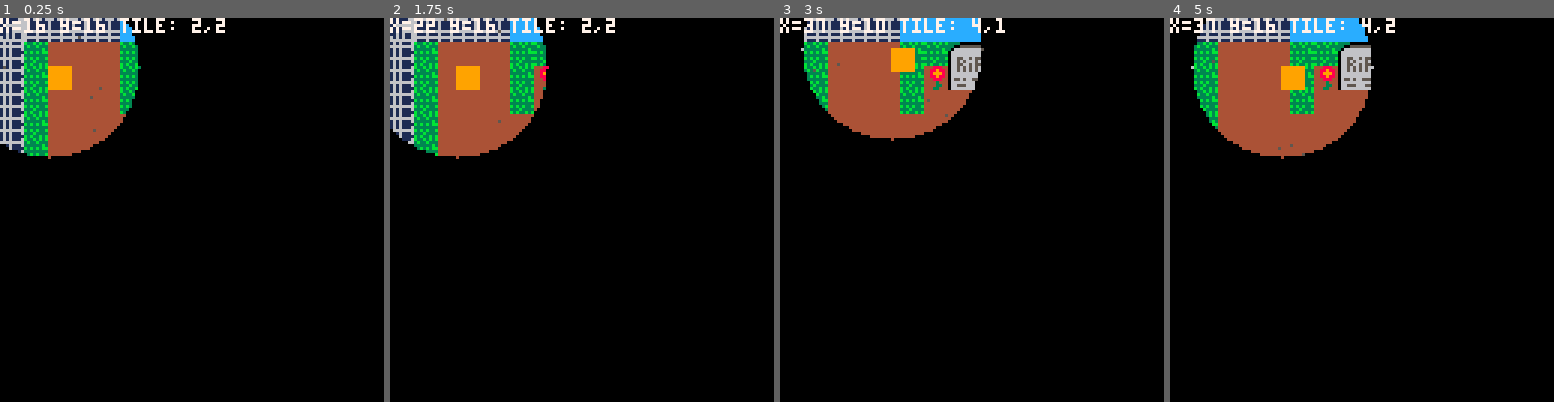
Above: before the commit, frames 1-4 (left to right).
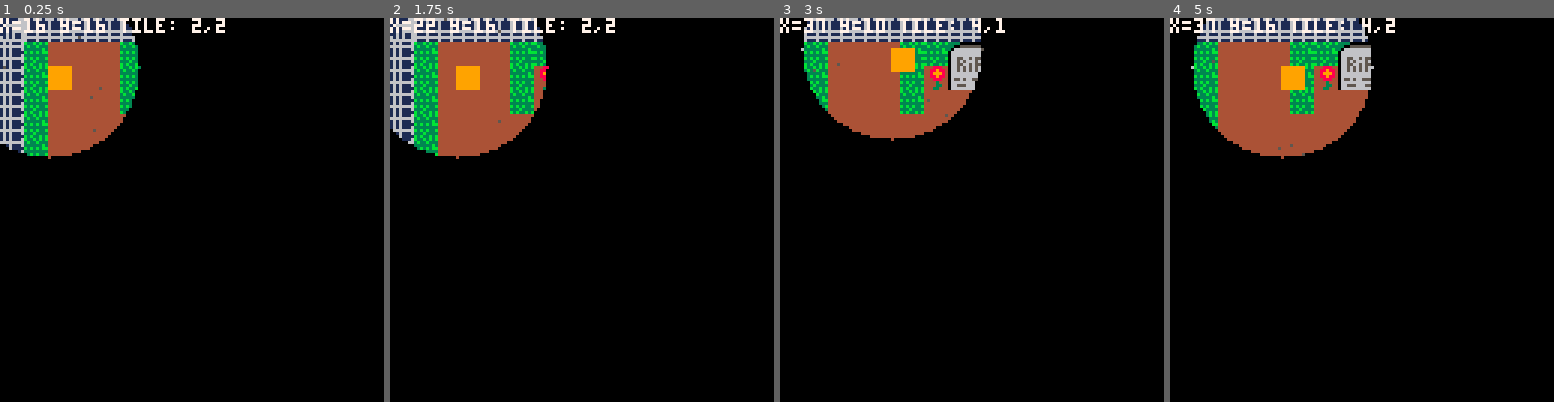
Above: after the commit, the same moments.

Repository: CarlaTabet/BitsAndBytes
Game: PICO-8 cartridge game.p8
The game is run twice, just before and just after one commit, with the same random seed, the same clock (stepped at 60 frames per second) and the same inputs.
Inputs:
- Up to frame 1 (0.25 s): no input
- Up to frame 2 (1.75 s): hold Right from 1.6 s (still down)
- Up to frame 3 (3 s): release Right at 2.1 s; hold Up 2.15-2.42 s; hold Right from 2.47 s (still down)
- Up to frame 4 (5 s): release Right at 3.03 s; hold Left 3.08-3.58 s; hold Down 3.63-3.97 s; hold Right 4.02-4.68 s; hold Up from 4.73 s (still down)

The runs differ from the first frame. In frame 1, 0.1% of the frame differs, in the area x 31-36%, y 0-7%; in frame 2, 0.3%; in frame 3, 1.0%, in the area x 31-53%, y 0-7%; in frame 4, 1.0%.

Commit message:
added borders and exit points to rest of rooms

Diff:
--- a/game.p8
+++ b/game.p8
@@ -252,35 +252,35 @@
 
 
 __map__
-08030303031c1c1c1c1c1c030303030303030303030303030303030c0c0c0c0c0c0303060000000000000e0e0e0e0e0e0e0e0e0e0e0e0e0e0e0e0e00000000000000000d0d0d0d0d0d0d0d0d0d0d0d0d0d0d0d0d0d0d0d0d0d0d0d0d0d0d0d0d0d0d0d0d0d0d0d0d0d0d0d0d0d0d0d0d0d0d0d0d0d0d0d0d0d0d0d0d0d0d0d0d
-0412101010121220211212020102020202021302020202021212202112120213020202040000000000000e0e0e0e0e0e0e0e0e0e0e0e0e0e0e0e0e00000000000000000d0d0d0d0d0d0d0d0d0d0d0d0d0d0d0d0d0d0d0d0d0d0d0d0d0d0d0d0d0d0d0d0d0d0d0d0d0d0d0d0d0d0d0d0d0d0d0d0d0d0d0d0d0d0d0d0d0d0d0d0d
-0412101010121330311312020202130202010202020202011213303113120202020202040000000000000e0e0e0e0e0e0e0e0e0e0e0e0e0e0e0e0e00000000000000000d0d0d0d0d0d0d0d0d0d0d0d0d0d0d0d0d0d0d0d0d0d0d0d0d0d0d0d0d0d0d0d0d0d0d0d0d0d0d0d0d0d0d0d0d0d0d0d0d0d0d0d0d0d0d0d0d0d0d0d0d
-0412101010121010101012121212121212121212121212121210101010121212120201040000000000000e0e0e0e0e0e0e0e0e0e0e0e0e0e0e0e0e00000000000000000d0d0d0d0d0d0d0d0d0d0d0d0d0d0d0d0d0d0d0d0d0d0d0d0d0d0d0d0d0d0d0d0d0d0d0d0d0d0d0d0d0d0d0d0d0d0d0d0d0d0d0d0d0d0d0d0d0d0d0d0d
-0412101010101010101010101010101010101010101010101010101010101010120202040000000000000e0e0e0e0e0e0e0e0e0e0e0e0e0e0e0e0e1e000000000000000d0d0d0d0d0d0d0d0d0d0d0d0d0d0d0d0d0d0d0d0d0d0d0d0d0d0d0d0d0d0d0d0d0d0d0d0d0d0d0d0d0d0d0d0d0d0d0d0d0d0d0d0d0d0d0d0d0d0d0d0d
-0412101010101010101010101010101010101010101010101010101010101010121302040000000000000e0e0e0e0e0e0e0e0e0e0e0e0e0e0e0e0e1e000000000000000d0d0d0d0d0d0d0d0d0d0d0d0d0d0d0d0d0d0d0d0d0d0d0d0d0d0d0d0d0d0d0d0d0d0d0d0d0d0d0d0d0d0d0d0d0d0d0d0d0d0d0d0d0d0d0d0d0d0d0d0d
-0412101010121212121212121212121212121212121212121212121212121010120201040000000000000e0e0e0e0e0e0e0e0e0e0e0e0e0e0e0e0e1e000000000000000d0d0d0d0d0d0d0d0d0d0d0d0d0d0d0d0d0d0d0d0d0d0d0d0d0d0d0d0d0d0d0d0d0d0d0d0d0d0d0d0d0d0d0d0d0d0d0d0d0d0d0d0d0d0d0d0d0d0d0d0d
-0412101010120213020202020202020202020202020213121010102021121010120202040000000000000e0e0e0e0e0e0e0e0e0e0e0e0e0e0e0e0e1e000000000000000d0d0d0d0d0d0d0d0d0d0d0d0d0d0d0d0d0d0d0d0d0d0d0d0d0d0d0d0d0d0d0d0d0d0d0d0d0d0d0d0d0d0d0d0d0d0d0d0d0d0d0d0d0d0d0d0d0d0d0d0d
-0412101010120202020202020102020202021302020202121010133031121010121212040000000000000e0e0e0e0e0e0e0e0e0e0e0e0e0e0e0e0e1e000000000000000d0d0d0d0d0d0d0d0d0d0d0d0d0d0d0d0d0d0d0d0d0d0d0d0d0d0d0d0d0d0d0d0d0d0d0d0d0d0d0d0d0d0d0d0d0d0d0d0d0d0d0d0d0d0d0d0d0d0d0d0d
-0412101010120202121212121212121212121212020102121010101010121010101012040000000000000e0e0e0e0e0e0e0e0e0e0e0e0e0e0e0e0e1e000000000000000d0d0d0d0d0d0d0d0d0d0d0d0d0d0d0d0d0d0d0d0d0d0d0d0d0d0d0d0d0d0d0d0d0d0d0d0d0d0d0d0d0d0d0d0d0d0d0d0d0d0d0d0d0d0d0d0d0d0d0d0d
-0412101010120102121013101010101010101012020213121010121212121010101012040000000000000e0e0e0e0e0e0e0e0e0e0e0e0e0e0e0e0e1e000000000000000d0d0d0d0d0d0d0d0d0d0d0d0d0d0d0d0d0d0d0d0d0d0d0d0d0d0d0d0d0d0d0d0d0d0d0d0d0d0d0d0d0d0d0d0d0d0d0d0d0d0d0d0d0d0d0d0d0d0d0d0d
-0412101010120202121010101010101010101012020202121010101010101010101012040000000000000e0e0e0e0e0e0e0e0e0e0e0e0e0e0e0e0e1e1e0000000000000d0d0d0d0d0d0d0d0d0d0d0d0d0d0d0d0d0d0d0d0d0d0d0d0d0d0d0d0d0d0d0d0d0d0d0d0d0d0d0d0d0d0d0d0d0d0d0d0d0d0d0d0d0d0d0d0d0d0d0d0d
-0412101010120202121010121212121212101012130202121010101010101010121212040000000000000e0e0e0e0e0e0e0e0e0e0e0e0e0e0e0e0e1e1e0000000000000d0d0d0d0d0d0d0d0d0d0d0d0d0d0d0d0d0d0d0d0d0d0d0d0d0d0d0d0d0d0d0d0d0d0d0d0d0d0d0d0d0d0d0d0d0d0d0d0d0d0d0d0d0d0d0d0d0d0d0d0d
-0412101010120202121010120201020212101012020202121212121212121212120213040000000000000e0e0e0e0e0e0e0e0e0e0e0e0e0e0e0e0e1e1e0000000000000d0d0d0d0d0d0d0d0d0d0d0d0d0d0d0d0d0d0d0d0d0d0d0d0d0d0d0d0d0d0d0d0d0d0d0d0d0d0d0d0d0d0d0d0d0d0d0d0d0d0d0d0d0d0d0d0d0d0d0d0d
-0412101010120201121010120202021312101012020202020202020102020202020202040000000000000e0e0e0e0e0e0e0e0e0e0e0e0e0e0e0e0e00000000000000000d0d0d0d0d0d0d0d0d0d0d0d0d0d0d0d0d0d0d0d0d0d0d0d0d0d0d0d0d0d0d0d0d0d0d0d0d0d0d0d0d0d0d0d0d0d0d0d0d0d0d0d0d0d0d0d0d0d0d0d0d
-0412101010121212121010120202020212101012021212121212121212121212121202040000000000000e0e0e0e0e0e0e0e0e0e0e0e0e0e0e0e0e00000000000000000d0d0d0d0d0d0d0d0d0d0d0d0d0d0d0d0d0d0d0d0d0d0d0d0d0d0d0d0d0d0d0d0d0d0d0d0d0d0d0d0d0d0d0d0d0d0d0d0d0d0d0d0d0d0d0d0d0d0d0d0d
-0412101010101010101010120202020212101012011210101010101010101010131202040000000000000e0e0e0e0e0e0e0e0e0e0e0e0e0e0e0e0e00000000000000000d0d0d0d0d0d0d0d0d0d0d0d0d0d0d0d0d0d0d0d0d0d0d0d0d0d0d0d0d0d0d0d0d0d0d0d0d0d0d0d0d0d0d0d0d0d0d0d0d0d0d0d0d0d0d0d0d0d0d0d0d
-0412101010101010101010120202020212101012021213101010101010101010101202040000000000000e0e0e0e0e0e0e0e0e0e0e0e0e0e0e0e0e00000000000000000d0d0d0d0d0d0d0d0d0d0d0d0d0d0d0d0d0d0d0d0d0d0d0d0d0d0d0d0d0d0d0d0d0d0d0d0d0d0d0d0d0d0d0d0d0d0d0d0d0d0d0d0d0d0d0d0d0d0d0d0d
-0412121212121212121212120212121212101012121210101212121212121210101202040000000000000e0e0e0e0e0e0e0e0e0e0e0e0e0e0e0e0e00000000000000000d0d0d0d0d0d0d0d0d0d0d0d0d0d0d0d0d0d0d0d0d0d0d0d0d0d0d0d0d0d0d0d0d0d0d0d0d0d0d0d0d0d0d0d0d0d0d0d0d0d0d0d0d0d0d0d0d0d0d0d0d
-0402010202020202020201020212101010101010101010101202020202021210101202040000000000000e0e0e0e0e0e0e0e0e0e0e0e0e0e0e0e0e00000000000000000d0d0d0d0d0d0d0d0d0d0d0d0d0d0d0d0d0d0d0d0d0d0d0d0d0d0d0d0d0d0d0d0d0d0d0d0d0d0d0d0d0d0d0d0d0d0d0d0d0d0d0d0d0d0d0d0d0d0d0d0d
-0402121212121202020202020212101010101010101010101201020202021210101202040000000000000e0e0e0e0e0e0e0e0e0e0e0e0e0e0e0e0e00000000000000000d0d0d0d0d0d0d0d0d0d0d0d0d0d0d0d0d0d0d0d0d0d0d0d0d0d0d0d0d0d0d0d0d0d0d0d0d0d0d0d0d0d0d0d0d0d0d0d0d0d0d0d0d0d0d0d0d0d0d0d0d
-0402121010101212121212121212101010101010101010101202020201021210101202040000000000000e0e0e0e0e0e0e0e0e0e0e0e0e0e0e0e0e00000000000000000d0d0d0d0d0d0d0d0d0d0d0d0d0d0d0d0d0d0d0d0d0d0d0d0d0d0d0d0d0d0d0d0d0d0d0d0d0d0d0d0d0d0d0d0d0d0d0d0d0d0d0d0d0d0d0d0d0d0d0d0d
-0402121010101010131010101010101012121212121212121202020202021210101201040000000000000e0e0e0e0e0e0e0e0e0e0e0e0e0e0e0e0e1e000000000000000d0d0d0d0d0d0d0d0d0d0d0d0d0d0d0d0d0d0d0d0d0d0d0d0d0d0d0d0d0d0d0d0d0d0d0d0d0d0d0d0d0d0d0d0d0d0d0d0d0d0d0d0d0d0d0d0d0d0d0d0d
-0402121010101010101010101010101012020202020202020202010202021210101202040000000000000e0e0e0e0e0e0e0e0e0e0e0e0e0e0e0e0e1e000000000000000d0d0d0d0d0d0d0d0d0d0d0d0d0d0d0d0d0d0d0d0d0d0d0d0d0d0d0d0d0d0d0d0d0d0d0d0d0d0d0d0d0d0d0d0d0d0d0d0d0d0d0d0d0d0d0d0d0d0d0d0d
-0402121010101010101010101010131212020212121212120202020202021210101202040000000000000e0e0e0e0e0e0e0e0e0e0e0e0e0e0e0e0e1e000000000000000d0d0d0d0d0d0d0d0d0d0d0d0d0d0d0d0d0d0d0d0d0d0d0d0d0d0d0d0d0d0d0d0d0d0d0d0d0d0d0d0d0d0d0d0d0d0d0d0d0d0d0d0d0d0d0d0d0d0d0d0d
-0401121310121212101012121212121202010212101010121212121212121210101202040000000000000e0e0e0e0e0e0e0e0e0e0e0e0e0e0e0e0e1e000000000000000d0d0d0d0d0d0d0d0d0d0d0d0d0d0d0d0d0d0d0d0d0d0d0d0d0d0d0d0d0d0d0d0d0d0d0d0d0d0d0d0d0d0d0d0d0d0d0d0d0d0d0d0d0d0d0d0d0d0d0d0d
-0402121010120112101012010202121212120212101010101010101010101010101202040000000000000e0e0e0e0e0e0e0e0e0e0e0e0e0e0e0e0e1e000000000000000d0d0d0d0d0d0d0d0d0d0d0d0d0d0d0d0d0d0d0d0d0d0d0d0d0d0d0d0d0d0d0d0d0d0d0d0d0d0d0d0d0d0d0d0d0d0d0d0d0d0d0d0d0d0d0d0d0d0d0d0d
-0402121010120212101012020202121010120212101010101010101310101010101202040000000000000e0e0e0e0e0e0e0e0e0e0e0e0e0e0e0e0e1e000000000000000d0d0d0d0d0d0d0d0d0d0d0d0d0d0d0d0d0d0d0d0d0d0d0d0d0d0d0d0d0d0d0d0d0d0d0d0d0d0d0d0d0d0d0d0d0d0d0d0d0d0d0d0d0d0d0d0d0d0d0d0d
-0402121010120212101012020202121010120212101010121212121212121210101202040000000000000e0e0e0e0e0e0e0e0e0e0e0e0e0e0e0e0e1e000000000000000d0d0d0d0d0d0d0d0d0d0d0d0d0d0d0d0d0d0d0d0d0d0d0d0d0d0d0d0d0d0d0d0d0d0d0d0d0d0d0d0d0d0d0d0d0d0d0d0d0d0d0d0d0d0d0d0d0d0d0d0d
-0402121010120212101012020201121010120212101010120202020202011210101202040000000000000e0e0e0e0e0e0e0e0e0e0e0e0e0e0e0e0e1e000000000000000d0d0d0d0d0d0d0d0d0d0d0d0d0d0d0d0d0d0d0d0d0d0d0d0d0d0d0d0d0d0d0d0d0d0d0d0d0d0d0d0d0d0d0d0d0d0d0d0d0d0d0d0d0d0d0d0d0d0d0d0d
-0402121010120212131012121212121013120212101010120102020202021210101202040000000000000e0e0e0e0e0e0e0e0e0e0e0e0e0e0e0e0e1e000000000000000d0d0d0d0d0d0d0d0d0d0d0d0d0d0d0d0d0d0d0d0d0d0d0d0d0d0d0d0d0d0d0d0d0d0d0d0d0d0d0d0d0d0d0d0d0d0d0d0d0d0d0d0d0d0d0d0d0d0d0d0d
-0402121010120212101010101010101010120112101010120202020202021210101202040000000000000e0e0e0e0e0e0e0e0e0e0e0e0e0e0e0e0e1e000000000000000d0d0d0d0d0d0d0d0d0d0d0d0d0d0d0d0d0d0d0d0d0d0d0d0d0d0d0d0d0d0d0d0d0d0d0d0d0d0d0d0d0d0d0d0d0d0d0d0d0d0d0d0d0d0d0d0d0d0d0d0d
+0803030303030303030303010303030303030303030303030303030303030303030303060000000000001d1d1d1d1d1d1d1d1d1d1d1d1d1d1d1d1d00000000000000000e0e0e0e0e0e0e0e0e0e0e0e0e0e0e0e0e0e0e0e0e0e0e0e0e0e0e0e0e0e0e0e0e0e0e0e0e0e0e0e0e0e0e0e0e0e0e0e0e0e0e0e0e0e0e0e0e0e0e0e0e
+0412101010121220211212020102020202021302020202021212202112120213020202040000000000001d0e0e0e0e0e0e0e0e0e0e0e0e0e0e0e1d00000000000000000e0d0d0d0d0d0d0d0d0d0d0d0d0d0d0d0d0d0d0d0d0d0d0d0d0d0d0d0d0d0d0d0d0d0d0d0d0d0d0d0d0d0d0d0d0d0d0d0d0d0d0d0d0d0d0d0d0d0d0d0e
+0412101010121330311312020102130202010202020202011213303113120202020202040000000000001d0e0e0e0e0e0e0e0e0e0e0e0e0e0e0e1d00000000000000000e0d0d0d0d0d0d0d0d0d0d0d0d0d0d0d0d0d0d0d0d0d0d0d0d0d0d0d0d0d0d0d0d0d0d0d0d0d0d0d0d0d0d0d0d0d0d0d0d0d0d0d0d0d0d0d0d0d0d0d0e
+0412101010121010101012121201121212121212121212121210101010121212120201040000000000001d0e0e0e0e0e0e0e0e0e0e0e0e0e0e0e1d00000000000000000e0d0d0d0d0d0d0d0d0d0d0d0d0d0d0d0d0d0d0d0d0d0d0d0d0d0d0d0d0d0d0d0d0d0d0d0d0d0d0d0d0d0d0d0d0d0d0d0d0d0d0d0d0d0d0d0d0d0d0d0e
+0412101010101010101010101010101010101010101010101010101010101010120202040000000000001d0e0e0e0e0e0e0e0e0e0e0e0e0e0e0e1d1e000000000000000e0d0d0d0d0d0d0d0d0d0d0d0d0d0d0d0d0d0d0d0d0d0d0d0d0d0d0d0d0d0d0d0d0d0d0d0d0d0d0d0d0d0d0d0d0d0d0d0d0d0d0d0d0d0d0d0d0d0d0d0e
+0412101010101010101010101010011010101010101010101010101010101010121302040000000000001d0e0e0e0e0e0e0e0e0e0e0e0e0e0e0e1d1e000000000000000e0d0d0d0d0d0d0d0d0d0d0d0d0d0d0d0d0d0d0d0d0d0d0d0d0d0d0d0d0d0d0d0d0d0d0d0d0d0d0d0d0d0d0d0d0d0d0d0d0d0d0d0d0d0d0d0d0d0d0d0e
+0412101010121212121212121212010112121212121212121212121212121010120201040000000000001d0e0e0e0e0e0e0e0e0e0e0e0e0e0e0e1d1e000000000000000e0d0d0d0d0d0d0d0d0d0d0d0d0d0d0d0d0d0d0d0d0d0d0d0d0d0d0d0d0d0d0d0d0d0d0d0d0d0d0d0d0d0d0d0d0d0d0d0d0d0d0d0d0d0d0d0d0d0d0d0e
+0412101010120213020202020202020202020202020213121010102021121010120202040000000000001d0e0e0e0e0e0e0e0e0e0e0e0e0e0e0e1d1e000000000000000e0d0d0d0d0d0d0d0d0d0d0d0d0d0d0d0d0d0d0d0d0d0d0d0d0d0d0d0d0d0d0d0d0d0d0d0d0d0d0d0d0d0d0d0d0d0d0d0d0d0d0d0d0d0d0d0d0d0d0d0e
+0412101010120202020202020102020202021302020202121010133031121010121212040000000000001d0e0e0e0e0e0e0e0e0e0e0e0e0e0e0e1d1e000000000000000e0d0d0d0d0d0d0d0d0d0d0d0d0d0d0d0d0d0d0d0d0d0d0d0d0d0d0d0d0d0d0d0d0d0d0d0d0d0d0d0d0d0d0d0d0d0d0d0d0d0d0d0d0d0d0d0d0d0d0d0e
+0412101010120202121212121212121212121212020102121010101010121010101012040000000000001d0e0e0e0e0e0e0e0e0e0e0e0e0e0e0e1d1e000000000000000e0d0d0d0d0d0d0d0d0d0d0d0d0d0d0d0d0d0d0d0d0d0d0d0d0d0d0d0d0d0d0d0d0d0d0d0d0d0d0d0d0d0d0d0d0d0d0d0d0d0d0d0d0d0d0d0d0d0d0d0e
+0412101010120102121013101010101010101012020213121010121212121010101012040000000000001d0e0e0e0e0e0e0e0e0e0e0e0e0e0e0e1d1e000000000000000e0d0d0d0d0d0d0d0d0d0d0d0d0d0d0d0d0d0d0d0d0d0d0d0d0d0d0d0d0d0d0d0d0d0d0d0d0d0d0d0d0d0d0d0d0d0d0d0d0d0d0d0d0d0d0d0d0d0d0d0e
+0412101010120202121010101010101010101012020202121010101010101010101012040000000000001d0e0e0e0e0e0e0e0e0e0e0e0e0e0e0e1d1e1e0000000000000e0d0d0d0d0d0d0d0d0d0d0d0d0d0d0d0d0d0d0d0d0d0d0d0d0d0d0d0d0d0d0d0d0d0d0d0d0d0d0d0d0d0d0d0d0d0d0d0d0d0d0d0d0d0d0d0d0d0d0d0e
+0412101010120202121010121212121212101012130202121010101010101010121212040000000000001d0e0e0e0e0e0e0e0e0e0e0e0e0e0e0e1d1e1e0000000000000e0d0d0d0d0d0d0d0d0d0d0d0d0d0d0d0d0d0d0d0d0d0d0d0d0d0d0d0d0d0d0d0d0d0d0d0d0d0d0d0d0d0d0d0d0d0d0d0d0d0d0d0d0d0d0d0d0d0d0d0e
+0412101010120202121010120201020212101012020202121212121212121212120213040000000000001d0e0e0e0e0e0e0e0e0e0e0e0e0e0e0e1d1e1e0000000000000e0d0d0d0d0d0d0d0d0d0d0d0d0d0d0d0d0d0d0d0d0d0d0d0d0d0d0d0d0d0d0d0d0d0d0d0d0d0d0d0d0d0d0d0d0d0d0d0d0d0d0d0d0d0d0d0d0d0d0d0e
+0412101010120201121010120202021312101012020202020202020102020202020202040000000000001d0e0e0e0e0e0e0e0e0e0e0e0e0e0e0e1d00000000000000000e0d0d0d0d0d0d0d0d0d0d0d0d0d0d0d0d0d0d0d0d0d0d0d0d0d0d0d0d0d0d0d0d0d0d0d0d0d0d0d0d0d0d0d0d0d0d0d0d0d0d0d0d0d0d0d0d0d0d0d0e
+0412101010121212121010120202020212101012021212121212121212121212121202040000000000001d0e0e0e0e0e0e0e0e0e0e0e0e0e0e0e1d00000000000000000e0d0d0d0d0d0d0d0d0d0d0d0d0d0d0d0d0d0d0d0d0d0d0d0d0d0d0d0d0d0d0d0d0d0d0d0d0d0d0d0d0d0d0d0d0d0d0d0d0d0d0d0d0d0d0d0d0d0d0d0e
+0412101010101010101010120202020212101012011210101010101010101010131202040000000000001d0e0e0e0e0e0e0e0e0e0e0e0e0e0e0e1d00000000000000000e0d0d0d0d0d0d0d0d0d0d0d0d0d0d0d0d0d0d0d0d0d0d0d0d0d0d0d0d0d0d0d0d0d0d0d0d0d0d0d0d0d0d0d0d0d0d0d0d0d0d0d0d0d0d0d0d0d0d0d0e
+0412101010101010101010120202020212101012021213101010101010101010101202040000000000001d0e0e0e0e0e0e0e0e0e0e0e0e0e0e0e1d00000000000000000e0d0d0d0d0d0d0d0d0d0d0d0d0d0d0d0d0d0d0d0d0d0d0d0d0d0d0d0d0d0d0d0d0d0d0d0d0d0d0d0d0d0d0d0d0d0d0d0d0d0d0d0d0d0d0d0d0d0d0d0e
+0412121212121212121212120212121212101012121210101212121212121210101202040000000000001d0e0e0e0e0e0e0e0e0e0e0e0e0e0e0e1d00000000000000000e0d0d0d0d0d0d0d0d0d0d0d0d0d0d0d0d0d0d0d0d0d0d0d0d0d0d0d0d0d0d0d0d0d0d0d0d0d0d0d0d0d0d0d0d0d0d0d0d0d0d0d0d0d0d0d0d0d0d0d0e
+0402010202020202020201020212101010101010101010101202020202021210101202040000000000001d0e0e0e0e0e0e0e0e0e0e0e0e0e0e0e1d00000000000000000e0d0d0d0d0d0d0d0d0d0d0d0d0d0d0d0d0d0d0d0d0d0d0d0d0d0d0d0d0d0d0d0d0d0d0d0d0d0d0d0d0d0d0d0d0d0d0d0d0d0d0d0d0d0d0d0d0d0d0d0e
+0402121212121202020202020212101010101010101010101201020202021210101202040000000000001d0e0e0e0e0e0e0e0e0e0e0e0e0e0e0e1d00000000000000000e0d0d0d0d0d0d0d0d0d0d0d0d0d0d0d0d0d0d0d0d0d0d0d0d0d0d0d0d0d0d0d0d0d0d0d0d0d0d0d0d0d0d0d0d0d0d0d0d0d0d0d0d0d0d0d0d0d0d0d0e
+0402121010101212121212121212101010101010101010101202020201021210101202040000000000001d0e0e0e0e0e0e0e0e0e0e0e0e0e0e0e1d00000000000000000e0d0d0d0d0d0d0d0d0d0d0d0d0d0d0d0d0d0d0d0d0d0d0d0d0d0d0d0d0d0d0d0d0d0d0d0d0d0d0d0d0d0d0d0d0d0d0d0d0d0d0d0d0d0d0d0d0d0d0d0e
+0402121010101010131010101010101012121212121212121202020202021210101201040000000000001d0e0e0e0e0e0e0e0e0e0e0e0e0e0e0e1d1e000000000000000e0d0d0d0d0d0d0d0d0d0d0d0d0d0d0d0d0d0d0d0d0d0d0d0d0d0d0d0d0d0d0d0d0d0d0d0d0d0d0d0d0d0d0d0d0d0d0d0d0d0d0d0d0d0d0d0d0d0d0d0e
+0402121010101010101010101010101012020202020202020202010202021210101202040000000000001d0e0e0e0e0e0e0e0e0e0e0e0e0e0e0e1d1e000000000000000e0d0d0d0d0d0d0d0d0d0d0d0d0d0d0d0d0d0d0d0d0d0d0d0d0d0d0d0d0d0d0d0d0d0d0d0d0d0d0d0d0d0d0d0d0d0d0d0d0d0d0d0d0d0d0d0d0d0d0d0e
+0402121010101010101010101010131212020212121212120202020202021210101202040000000000001d0e0e0e0e0e0e0e0e0e0e0e0e0e0e0e1d1e000000000000000e0d0d0d0d0d0d0d0d0d0d0d0d0d0d0d0d0d0d0d0d0d0d0d0d0d0d0d0d0d0d0d0d0d0d0d0d0d0d0d0d0d0d0d0d0d0d0d0d0d0d0d0d0d0d0d0d0d0d0d0e
+0401121310121212101012121212121202010212101010121212121212121210101202040000000000001d0e0e0e0e0e0e0e0e0e0e0e0e0e0e0e1d1e000000000000000e0d0d0d0d0d0d0d0d0d0d0d0d0d0d0d0d0d0d0d0d0d0d0d0d0d0d0d0d0d0d0d0d0d0d0d0d0d0d0d0d0d0d0d0d0d0d0d0d0d0d0d0d0d0d0d0d0d0d0d0e
+0402121010120112101012010202121212120212101010101010101010101010101202040000000000001d0e0e0e0e0e0e0e0e0e0e0e0e0e0e0e1d1e000000000000000e0d0d0d0d0d0d0d0d0d0d0d0d0d0d0d0d0d0d0d0d0d0d0d0d0d0d0d0d0d0d0d0d0d0d0d0d0d0d0d0d0d0d0d0d0d0d0d0d0d0d0d0d0d0d0d0d0d0d0d0e
+0402121010120212101012020202121010120212101010101010101310101010101202040000000000001d0e0e0e0e0e0e0e0e0e0e0e0e0e0e0e1d1e000000000000000e0d0d0d0d0d0d0d0d0d0d0d0d0d0d0d0d0d0d0d0d0d0d0d0d0d0d0d0d0d0d0d0d0d0d0d0d0d0d0d0d0d0d0d0d0d0d0d0d0d0d0d0d0d0d0d0d0d0d0d0e
+0402121010120212101012020202121010120212101010121212121212121210101202040000000000001d0e0e0e0e0e0e0e0e0e0e0e0e0e0e0e1d1e000000000000000e0d0d0d0d0d0d0d0d0d0d0d0d0d0d0d0d0d0d0d0d0d0d0d0d0d0d0d0d0d0d0d0d0d0d0d0d0d0d0d0d0d0d0d0d0d0d0d0d0d0d0d0d0d0d0d0d0d0d0d0e
+0402121010120212101012020201121010120212101010120202020202011210101202040000000000001d0e0e0e0e0e0e0e0e0e0e0e0e0e0e0e1d1e000000000000000e0d0d0d0d0d0d0d0d0d0d0d0d0d0d0d0d0d0d0d0d0d0d0d0d0d0d0d0d0d0d0d0d0d0d0d0d0d0d0d0d0d0d0d0d0d0d0d0d0d0d0d0d0d0d0d0d0d0d0d0e
+0402121010120212131012121212121013120212101010120102020202021210101202040000000000001d0e0e0e0e0e0e0e0e0e0e0e0e0e0e0e1d1e000000000000000e0d0d0d0d0d0d0d0d0d0d0d0d0d0d0d0d0d0d0d0d0d0d0d0d0d0d0d0d0d0d0d0d0d0d0d0d0d0d0d0d0d0d0d0d0d0d0d0d0d0d0d0d0d0d0d0d0d0d0d0e
+0402121010120212101010101010101010120112101010120202020202021210101202040000000000001d0e0e0e0e0e0e0e0e0e0e0e0e0e0e0e1d1e000000000000000e0d0d0d0d0d0d0d0d0d0d0d0d0d0d0d0d0d0d0d0d0d0d0d0d0d0d0d0d0d0d0d0d0d0d0d0d0d0d0d0d0d0d0d0d0d0d0d0d0d0d0d0d0d0d0d0d0d0d0d0e
Not shown, changed: 59 lines of the sprite sheet (__gfx__) section of game.p8
